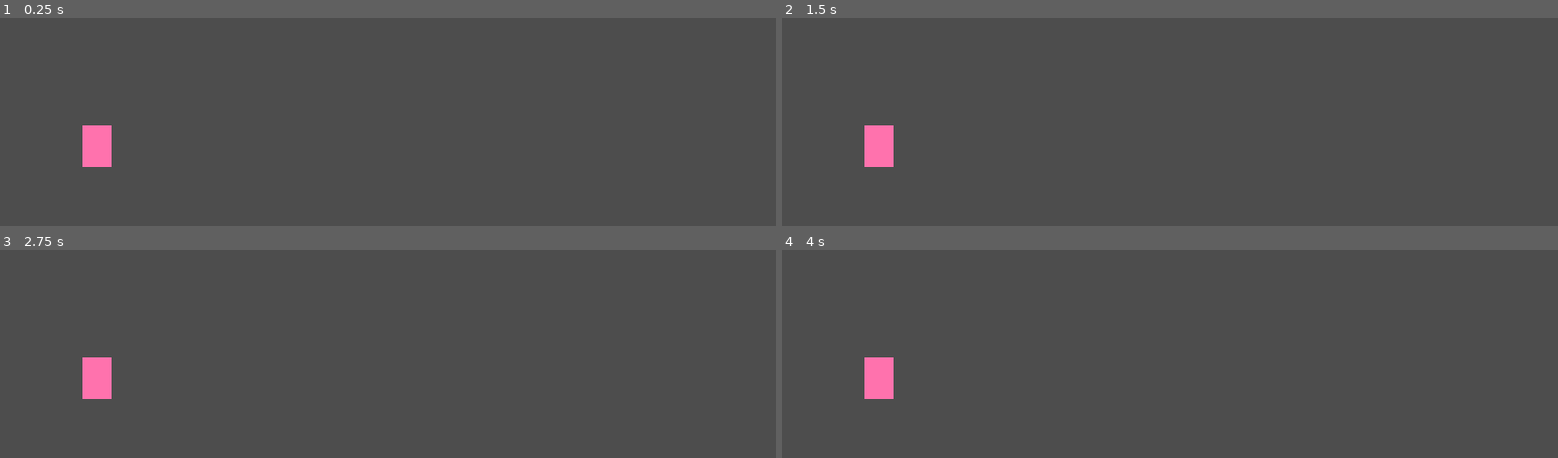
Above: before the commit, frames 1-4 (two rows, left to right).
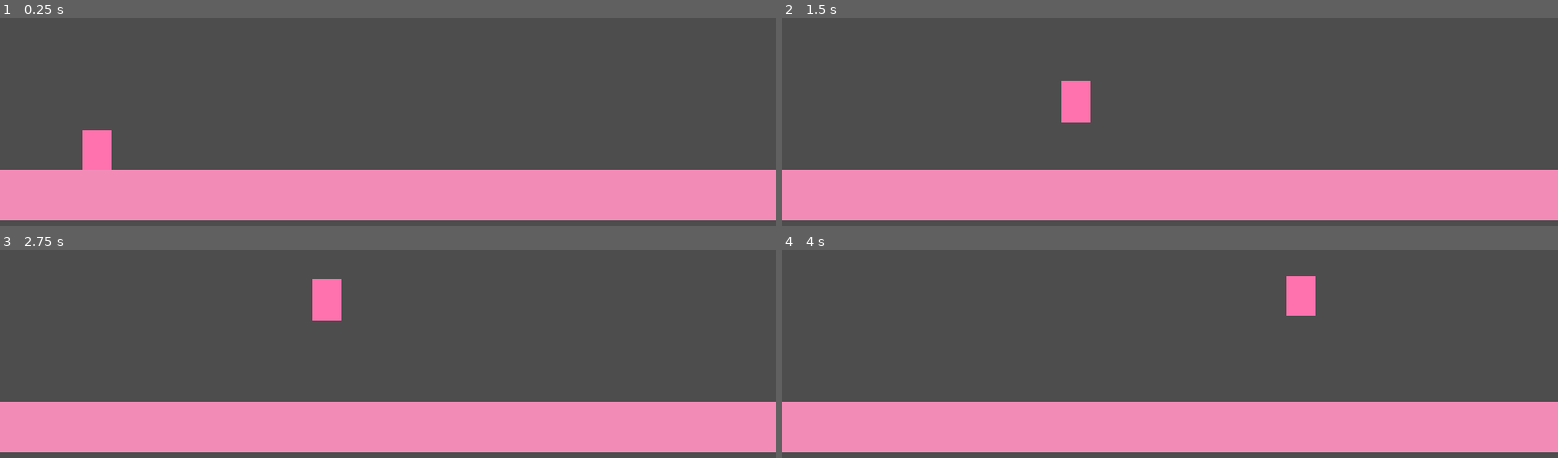
Above: after the commit, the same moments.

Repository: Yunykk/pickmegame
Game: Godot game, scene res://main.tscn
The game is run twice, just before and just after one commit, with the same random seed, the same clock (stepped at 60 frames per second) and the same inputs.
Inputs:
- Up to frame 1 (0.25 s): no input
- Up to frame 2 (1.5 s): tap Enter at 0.5 s; hold D (right, bound only after the commit) from 0.53 s (still down); tap W (jump, bound only after the commit) at 0.6, 0.77, 1.07, 1.35 s
- Up to frame 3 (2.75 s): tap W (jump, bound only after the commit) at 1.52, 1.82, 2.1 s; release D (right, bound only after the commit) at 2.03 s; hold A (left, bound only after the commit) from 2.03 s (still down)
- Up to frame 4 (4 s): release A (left, bound only after the commit) at 2.78 s; hold D (right, bound only after the commit) from 2.78 s (still down); tap W (jump, bound only after the commit) at 2.85, 3.02, 3.32, 3.6, 3.77 s

The runs differ from the first frame. In frame 1, 24% of the frame differs, in the area x 0-100%, y 51-98%; in frame 2, 26%, in the area x 0-100%, y 30-98%; in frame 3, 26%; in frame 4, 26%.

Commit message:
Add walking and jumping controls

Diff:
--- a/main.tscn
+++ b/main.tscn
@@ -1,8 +1,21 @@
-[gd_scene load_steps=2 format=3]
+[gd_scene load_steps=3 format=3]
 
 [ext_resource type="PackedScene" path="res://scenes/player.tscn" id="1"]
 
+[sub_resource type="RectangleShape2D" id="ground_shape"]
+size = Vector2(1280, 80)
+
 [node name="HeartHop" type="Node2D"]
+
+[node name="Ground" type="StaticBody2D" parent="."]
+position = Vector2(640, 600)
+
+[node name="CollisionShape2D" type="CollisionShape2D" parent="Ground"]
+shape = SubResource("ground_shape")
+
+[node name="Visual" type="Polygon2D" parent="Ground"]
+color = Color(0.95, 0.55, 0.72, 1)
+polygon = PackedVector2Array(-640, -40, 640, -40, 640, 40, -640, 40)
 
 [node name="Player" parent="." instance=ExtResource("1")]
 position = Vector2(160, 520)
--- a/project.godot
+++ b/project.godot
@@ -22,8 +22,24 @@
 window/stretch/mode="canvas_items"
 window/stretch/aspect="expand"
 
+[input]
+
+left={
+"deadzone": 0.2,
+"events": [Object(InputEventKey,"physical_keycode":65), Object(InputEventKey,"physical_keycode":4194319)]
+}
+right={
+"deadzone": 0.2,
+"events": [Object(InputEventKey,"physical_keycode":68), Object(InputEventKey,"physical_keycode":4194321)]
+}
+jump={
+"deadzone": 0.2,
+"events": [Object(InputEventKey,"physical_keycode":87), Object(InputEventKey,"physical_keycode":4194320), Object(InputEventKey,"physical_keycode":32)]
+}
+
 [physics]
 
+2d/default_gravity=2400.0
 3d/physics_engine="Jolt Physics"
 
 [rendering]
--- a/scenes/player.tscn
+++ b/scenes/player.tscn
@@ -1,13 +1,16 @@
-[gd_scene load_steps=2 format=3]
+[gd_scene load_steps=3 format=3]
+
+[ext_resource type="Script" path="res://scripts/player.gd" id="1"]
 
 [sub_resource type="RectangleShape2D" id="player_shape"]
 size = Vector2(48, 68)
 
 [node name="Player" type="CharacterBody2D"]
+script = ExtResource("1")
 
 [node name="CollisionShape2D" type="CollisionShape2D" parent="."]
 shape = SubResource("player_shape")
 
-[node name="Placeholder" type="Polygon2D" parent="."]
+[node name="Visual" type="Polygon2D" parent="."]
 color = Color(1, 0.45, 0.68, 1)
 polygon = PackedVector2Array(-24, -34, 24, -34, 24, 34, -24, 34)
--- /dev/null
+++ b/scripts/player.gd
@@ -0,0 +1,45 @@
+extends CharacterBody2D
+
+signal fell
+
+const SPEED := 370.0
+const ACCELERATION := 2400.0
+const STOP_SPEED := 900.0
+const JUMP_VELOCITY := -900.0
+const COYOTE_TIME := 0.10
+const JUMP_BUFFER := 0.12
+
+var gravity: float = ProjectSettings.get_setting("physics/2d/default_gravity")
+var coyote_timer := 0.0
+var jump_timer := 0.0
+
+@onready var visual: Node2D = $Visual
+
+
+func _physics_process(delta: float) -> void:
+	if is_on_floor():
+		coyote_timer = COYOTE_TIME
+	else:
+		coyote_timer = maxf(coyote_timer - delta, 0.0)
+		velocity.y += gravity * delta
+
+	if Input.is_action_just_pressed("jump"):
+		jump_timer = JUMP_BUFFER
+	else:
+		jump_timer = maxf(jump_timer - delta, 0.0)
+
+	if jump_timer > 0.0 and coyote_timer > 0.0:
+		velocity.y = JUMP_VELOCITY
+		jump_timer = 0.0
+		coyote_timer = 0.0
+
+	var direction := Input.get_axis("left", "right")
+	if direction != 0.0:
+		velocity.x = move_toward(velocity.x, direction * SPEED, ACCELERATION * delta)
+		visual.scale.x = -1.0 if direction < 0.0 else 1.0
+	else:
+		velocity.x = move_toward(velocity.x, 0.0, STOP_SPEED * delta)
+
+	move_and_slide()
+	if global_position.y > 1050.0:
+		fell.emit()
--- /dev/null
+++ b/tools/movement_test.gd
@@ -0,0 +1,47 @@
+extends SceneTree
+
+
+func _initialize() -> void:
+	call_deferred("_run")
+
+
+func _run() -> void:
+	for action in ["left", "right", "jump"]:
+		if not InputMap.has_action(action) or InputMap.action_get_events(action).size() < 2:
+			_fail("Missing input action: %s" % action)
+			return
+
+	var scene: Node2D = load("res://main.tscn").instantiate()
+	root.add_child(scene)
+	current_scene = scene
+	var player: CharacterBody2D = scene.get_node("Player")
+	for frame in range(20):
+		await physics_frame
+	if not player.is_on_floor():
+		_fail("Player did not land")
+		return
+
+	var starting_x := player.position.x
+	Input.action_press("right")
+	for frame in range(20):
+		await physics_frame
+	Input.action_release("right")
+	if player.position.x < starting_x + 40.0:
+		_fail("Player did not move right")
+		return
+
+	Input.action_press("jump")
+	await physics_frame
+	await physics_frame
+	Input.action_release("jump")
+	if player.velocity.y >= -100.0:
+		_fail("Player did not jump")
+		return
+
+	print("Movement test passed")
+	quit()
+
+
+func _fail(message: String) -> void:
+	push_error(message)
+	quit(1)
